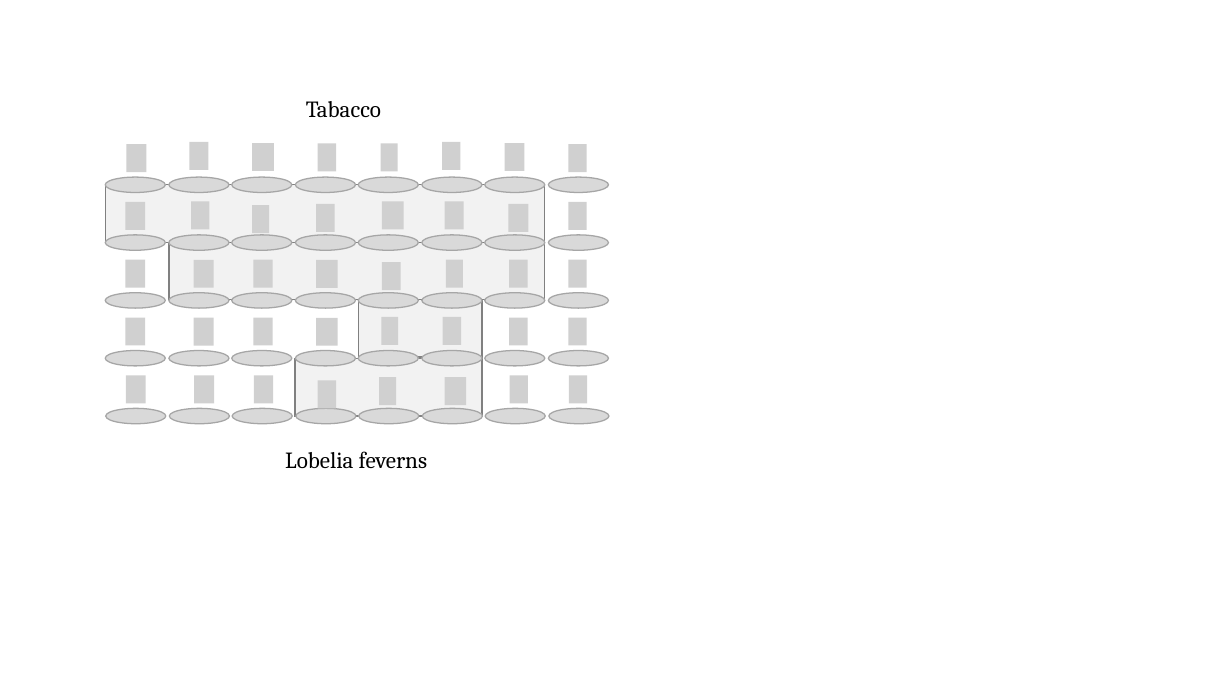
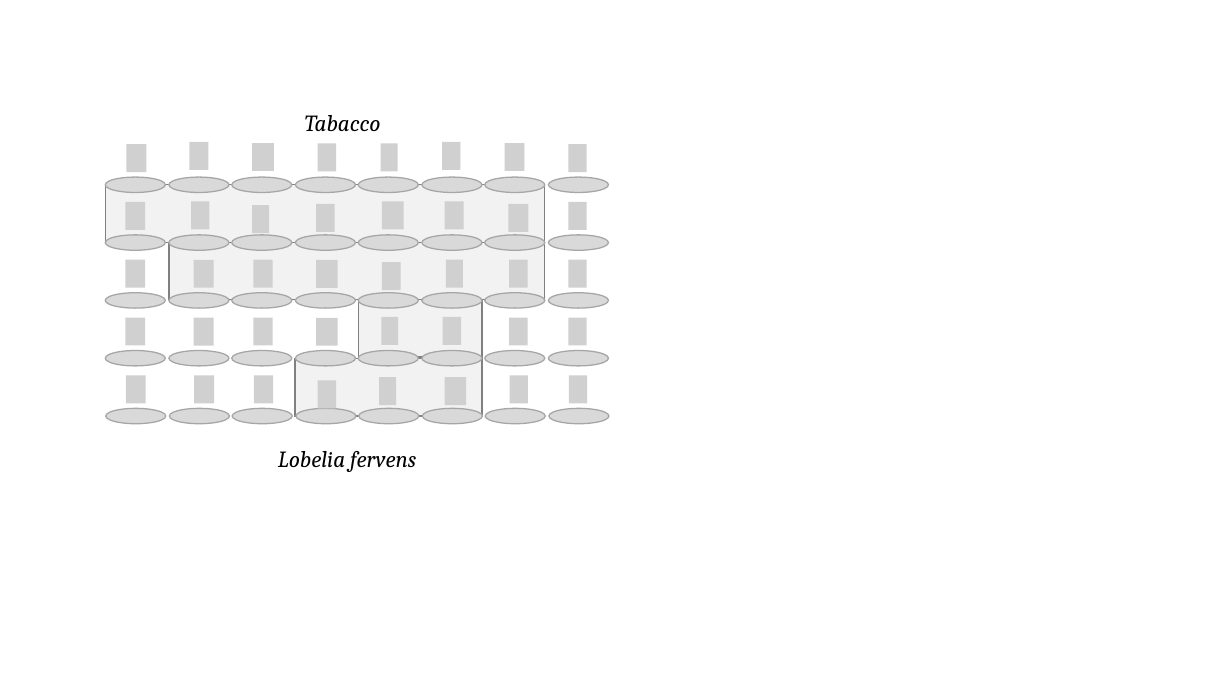
Before and after one commit to nathmenini/ReversalDistanceML, a slide deck: slide 1 of report/imgs/tabacco-lobelia.pptx. Drawn at 1232x693 pixels with LibreOffice and Linux fonts; fonts in the diff are those of the drawing; grey boxes stand for pictures. Boxes give left, top, right and bottom in pixels: in the first picture for what was removed or moved away, otherwise in the second. Text is boxed around its words. In the diff, an @@ line names an element or a change of style, - is before the commit and + after.

```diff
--- a/report/imgs/tabacco-lobelia.pptx
+++ b/report/imgs/tabacco-lobelia.pptx
@@ text "Tabacco": place and size @@
-text "Tabacco" at bbox=[306, 101, 381, 117]
+text "Tabacco" at bbox=[305, 115, 381, 131]
@@ text "Tabacco" at bbox=[305, 115, 381, 131]: italic on @@
@@ text at bbox=[278, 451, 416, 472]: text changed; italic on @@
-Lobelia feverns
+Lobelia fervens
```
Also in this commit, not shown: 7 other files.
